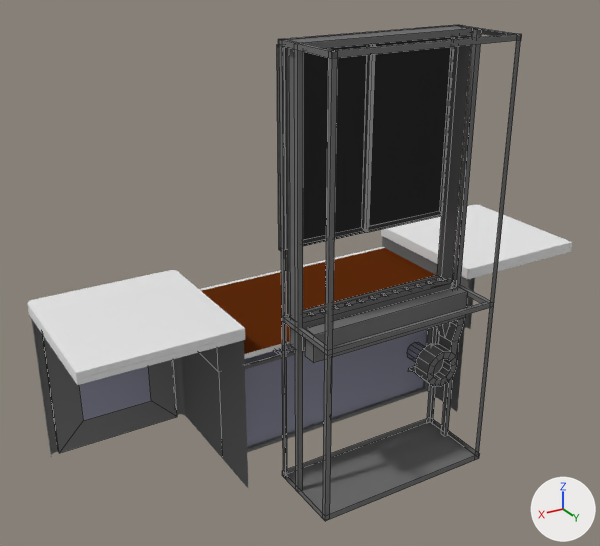
An edit to the Blender file emural_3d_pult/ural_model/ecvm.blend, drawn before and after from the same camera.
Before and after are seen from a camera (50 mm lens) standing at (2.18, 2.99, 1.63) and looking at (0.21, -0.29, -0.01). The axes (+X, +Y, +Z) are drawn at lower right. The lights are the same throughout. The picture after the commit comes second. Mesh edges are drawn as thin lines on the coarser meshes.

The first picture shows 'Cube', 'Plane.001', 'Plane.002', 'cabinet_frame_001', 'left_short_glass_door_001', 'left_short_glass_door_001.001', 'left_short_glass_door_001.002', 'left_short_glass_door_001.003', 'left_tape_Device_front_door.001', 'left_tape_device_cover', 'left_tape_device_cover.001', 'left_tape_device_cover.003' and 7 more.
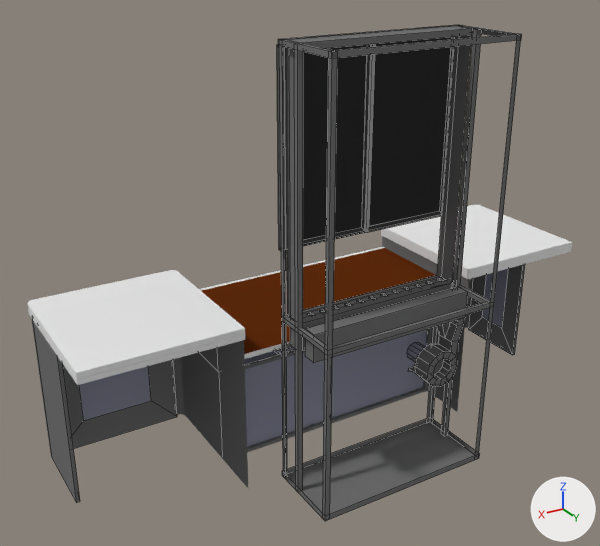
Commit message: Update ECVM 3d model

Where the change shows, as pixel boxes (x1, y1, x2, y2) in the pictures (600 x 546 px):
'tape_device_side_door.001', added
    after: (33, 321, 80, 503)
'tape_device_side_door', added
    after: (469, 264, 525, 355)
    faces in mat_gray_01_003 (grey #737373): (469, 264, 525, 355)
    faces in mat_gray_02 (grey #9496a8): (482, 269, 508, 328)

The change, as a list of edits to the scene's bpy script:
```text
Add mat_gray_01_003:
    mat_gray_01_003 = diffuse_material('gray_01.003')
    mat_gray_01_003.base_color = (0.173, 0.173, 0.173)  # grey #737373
Add me_cube_007:
    me_cube_007.from_pydata([(0.0, 0.0, -0.409), (0.0, 0.0, 0.412), (-0.018, 0.0, -0.409), (-0.018, 0.0, 0.412), (0.0, 0.418, -0.409), (0.0, 0.418, 0.412), (-0.018, 0.418, -0.409), (-0.018, 0.418, 0.412), (-0.018, 0.116, 0.267), (-0.018, 0.116, -0.265), (-0.018, 0.302, -0.265), (-0.018, 0.302, 0.267)], [], [(0, 1, 3, 2), (3, 7, 11, 8), (6, 7, 5, 4), (4, 5, 1, 0), (2, 6, 4, 0), (7, 3, 1, 5), (9, 8, 11, 10), (2, 3, 8, 9), (7, 6, 10, 11), (6, 2, 9, 10)])
    for i in [6]: me_cube_007.polygons[i].material_index = 1
    me_cube_007.materials.append(mat_gray_01_003)  # grey #737373
    me_cube_007.materials.append(mat_gray_02)  # grey #9496a8
Add ob_tape_device_side_door:
    ob_tape_device_side_door = bpy.data.objects.new('tape_device_side_door', me_cube_007)
    ob_tape_device_side_door.location = (-1.433, -0.343, -0.555)
    ob_tape_device_side_door.scale = (-1.0, -1.0, 1.0)
Add ob_tape_device_side_door_001:
    ob_tape_device_side_door_001 = bpy.data.objects.new('tape_device_side_door.001', me_cube_007)
    ob_tape_device_side_door_001.location = (1.43, -0.339, -0.551)
    ob_tape_device_side_door_001.scale = (1.0, -1.0, 1.0)
```
